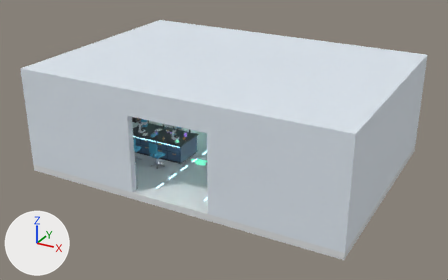
The Blender file Blender/l2-lab.blend, before and after one commit.
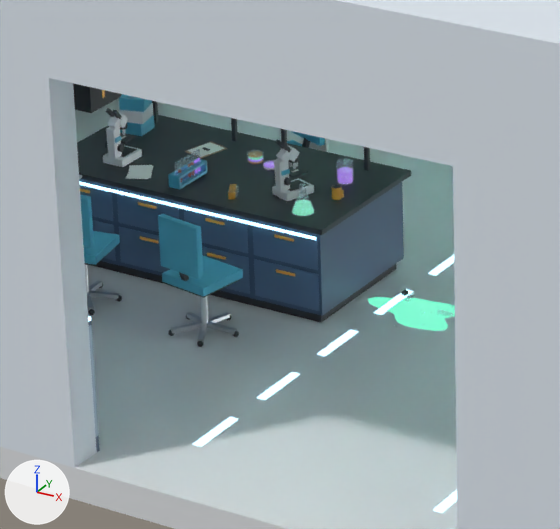
Old and new are each drawn whole from a 50 mm lens placed at (12.41, -0.65, 17.78), pointed at (-0.04, 21.99, 6.46) and again close up on the part from 26% to 51% of the width and 36% to 73% of the height. Arrows for +X, +Y and +Z are at lower left; the lights stay in place. The last two pictures show the newer version.

In view in the first close-up: 'Lab_Clutter', 'Lab_Furniture', 'Lab_Glass', 'Lab_Glow', 'Lab_Room'.
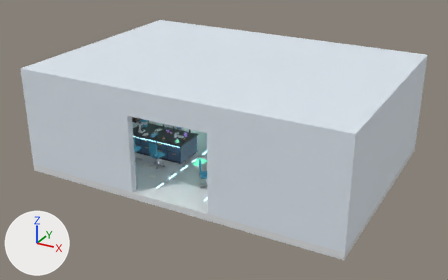
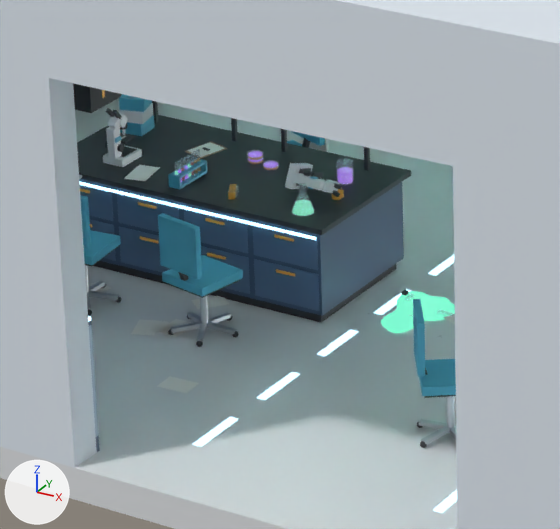
Location of each change, [x1, y1, x2, y2] in pixels of the close-ups (560 x 529 px; the box of a moved part takes in the faces that stretch with it):
'Lab_Furniture', reshaped: before [73, 84, 411, 347]; after [73, 84, 456, 448]
'Lab_Clutter', reshaped: before [103, 94, 408, 296]; after [89, 94, 455, 393]
'Lab_ScopeFallen', added: after [285, 163, 342, 197]
    faces in mat_smooth_white (white #eff1f5): [285, 163, 340, 193]
    faces in mat_soft_black (dark grey #35373c): [296, 168, 342, 197]
part 1 of me_lab_furniture, moved or reshaped (not visible before): after [413, 299, 456, 448]
part 2 of me_lab_furniture, moved or reshaped: [80, 195, 243, 347] in both
part 3 of me_lab_clutter, moved or reshaped (not visible afterwards): before [128, 165, 152, 178]
part 4 of me_lab_clutter, moved or reshaped: before [288, 180, 308, 191]; after [131, 319, 162, 335]
part 5 of me_lab_clutter, deleted: before [272, 139, 314, 201]
part 6 of me_lab_clutter, built on: after [89, 165, 455, 393]
part 7 of me_lab_glow, moved or reshaped: before [368, 297, 455, 331]; after [381, 291, 455, 333]

Diff of the bpy script that builds the scene:
```diff
--- a/Blender/l2-lab.blend.py
+++ b/Blender/l2-lab.blend.py
@@ me_lab_furniture @@
 me_lab_furniture.from_pydata(...)  # 3742 vertices, 3280 faces; spans x -7.0..7.0, y 17.65..27.28, z 5.5..8.35
+# me_lab_furniture part 1: 494 vertices moved from x 2.0..3.93, y 19.62..20.27, z 5.5..6.66 to x 0.24..2.62, y 18.95..20.27, z 5.5..6.66; 8 vertices added at x 2.0..2.57, y 19.77..19.98, z 5.53..5.6
+# me_lab_furniture part 2: 368 vertices moved from x -3.93..-1.97, y 19.63..20.27, z 5.5..6.66 to x -3.91..-1.97, y 19.63..20.27, z 5.5..6.66; 40 vertices removed from x -3.9..-1.99, y 19.65..20.27, z 5.51..5.55; 40 vertices added at x -3.91..-1.98, y 19.67..20.28, z 5.51..5.55
 me_lab_furniture.materials.append(mat_navy)
@@ me_lab_clutter @@
-me_lab_clutter.from_pydata(...)  # 5123 vertices, 3195 faces; spans x -6.94..6.94, y 17.71..27.13, z 5.49..7.57
+me_lab_clutter.from_pydata(...)  # 4891 vertices, 3075 faces; spans x -6.94..6.94, y 17.71..27.13, z 5.49..7.57
+# me_lab_clutter part 3: the loose piece of 8 vertices spanning x -3.71..-3.37, y 20.61..20.97, z 6.47 is turned -171.8 degrees about the z axis through its middle, then moved by (0.72, 0.24, -0.96)
+# me_lab_clutter part 4: the loose piece of 8 vertices spanning x -2.15..-1.93, y 20.95..21.19, z 6.54 is scaled about its middle by (-1.34, 1.47, 0.333), then moved by (-0.75, -1.31, -1.03), in mat_paper (white #f7f7f3)
+# me_lab_clutter part 5: 114 loose pieces with 1446 vertices, spanning x -6.94..6.94, y 20.87..27.12, z 6.13..7.57, are deleted
+# me_lab_clutter part 6: 50 vertices moved from x -6.93..-6.67, y 21.64..22.92, z 6.14..7.42 to x -6.93..-6.67, y 21.64..22.92, z 6.38..7.44; 115 vertices removed from x -6.87..-6.63, y 21.64..22.92, z 6.14..7.51; 711 vertices added at x -6.94..0.31, y 18.73..23.0, z 5.51..7.55
+# other edits to the shape of me_lab_clutter do not show in these pictures
 me_lab_clutter.materials.append(mat_smooth_white)
@@ me_lab_glow @@
-me_lab_glow.from_pydata(...)  # 168 vertices, 86 faces; spans x -1.39..1.19, y 18.15..24.4, z 5.5..5.51
+me_lab_glow.from_pydata(...)  # 168 vertices, 86 faces; spans x -1.19..1.19, y 18.15..24.4, z 5.5..5.51
+# me_lab_glow part 7: 28 of 168 vertices moved; they spanned x -1.39..-0.45, y 20.9..21.48, z 5.5 and now span x -1.16..-0.51, y 20.72..21.57, z 5.51; mean shift (0.0, 0.0, 0.01); largest move (-1.39, 21.22, 5.5) -> (-0.89, 21.53, 5.51)
+# other edits to the shape of me_lab_glow do not show in these pictures
 me_lab_glow.materials.append(mat_blue_glow)
@@ ob_lab_scopefallen @@
+ob_lab_scopefallen = bpy.data.objects.new('Lab_ScopeFallen', me_lab_scopefallen)  # 200 vertices, 132 faces; spans x -2.063..-1.503, y 20.921..21.279, z 6.47..6.784; in mat_smooth_white (white #eff1f5), mat_soft_black (dark grey #35373c), mat_paper (white #f7f7f3), mat_lab_blue (cyan #59b8d4); modifiers BEVEL
+ob_lab_scopefallen.location = (0.0, 0.0, 0.0)
```
